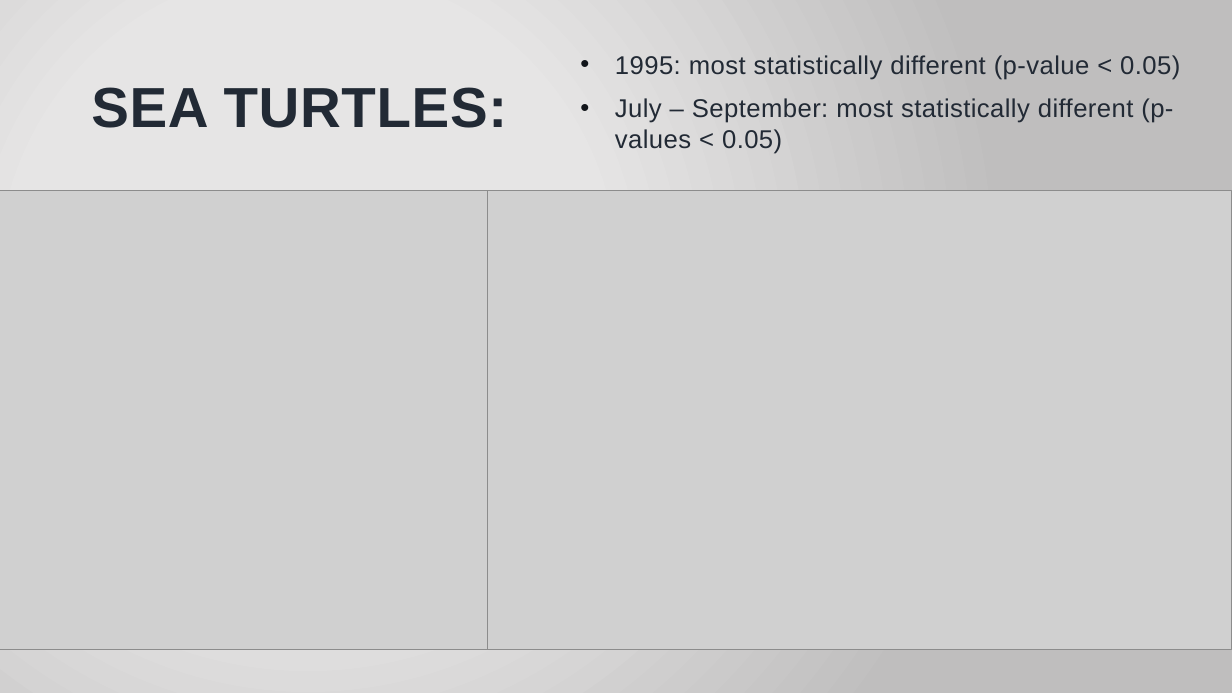
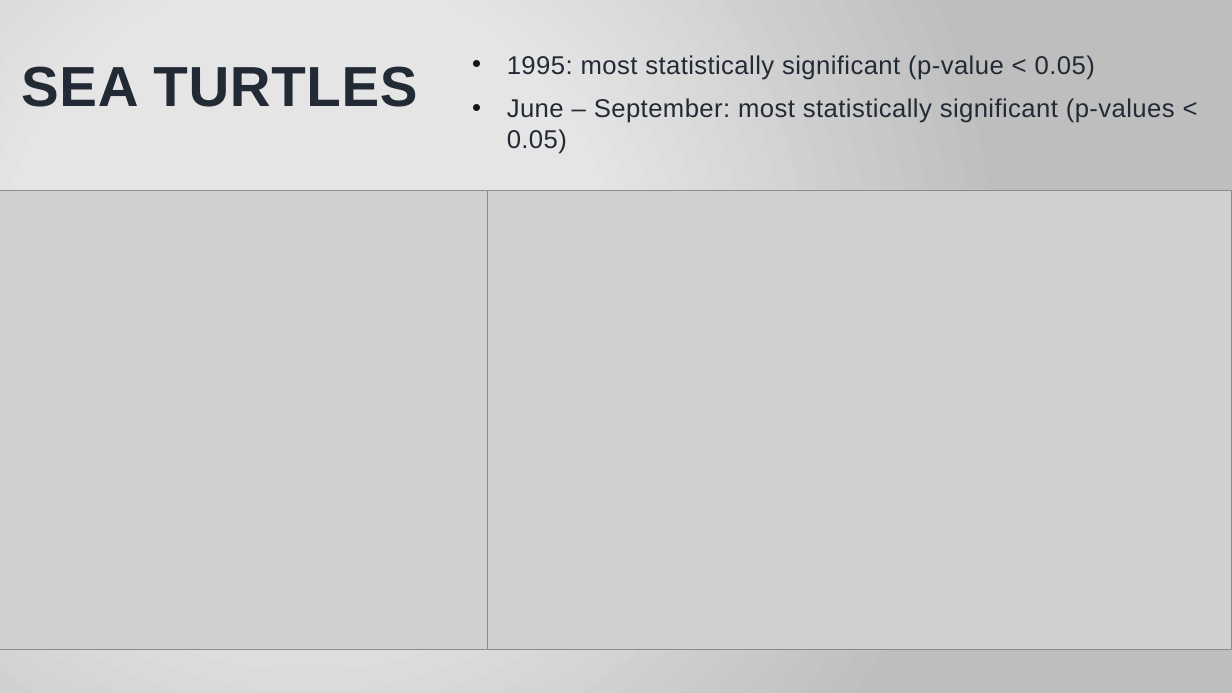
Before and after one commit to jmeza32/MezaFidalgo_Ozog_Pepper_ENV872_EDA_FinalProject, a slide deck: slide 7 of Output/Stranding Data Analysis.pptx. Drawn at 1232x693 pixels with LibreOffice and Linux fonts; fonts in the diff are those of the drawing; grey boxes stand for pictures; background and template pictures are left out. Boxes give left, top, right and bottom in pixels: in the first picture for what was removed or moved away, otherwise in the second. Text is boxed around its words. In the diff, an @@ line names an element or a change of style, - is before the commit and + after.

```diff
--- a/Output/Stranding Data Analysis.pptx
+++ b/Output/Stranding Data Analysis.pptx
@@ text at (x1=507, y1=55, x2=1175, y2=154): text changed @@
-• 1995: most statistically different (p-value < 0.05)
-• July – September: most statistically different (p-values < 0.05)
+• 1995: most statistically significant (p-value < 0.05)
+• June – September: most statistically significant (p-values < 0.05)
@@ title at (x1=21, y1=66, x2=417, y2=107): text changed @@
-SEA TURTLES:
+SEA TURTLES
```
Also in this commit, not shown: 6 other slides changed.
